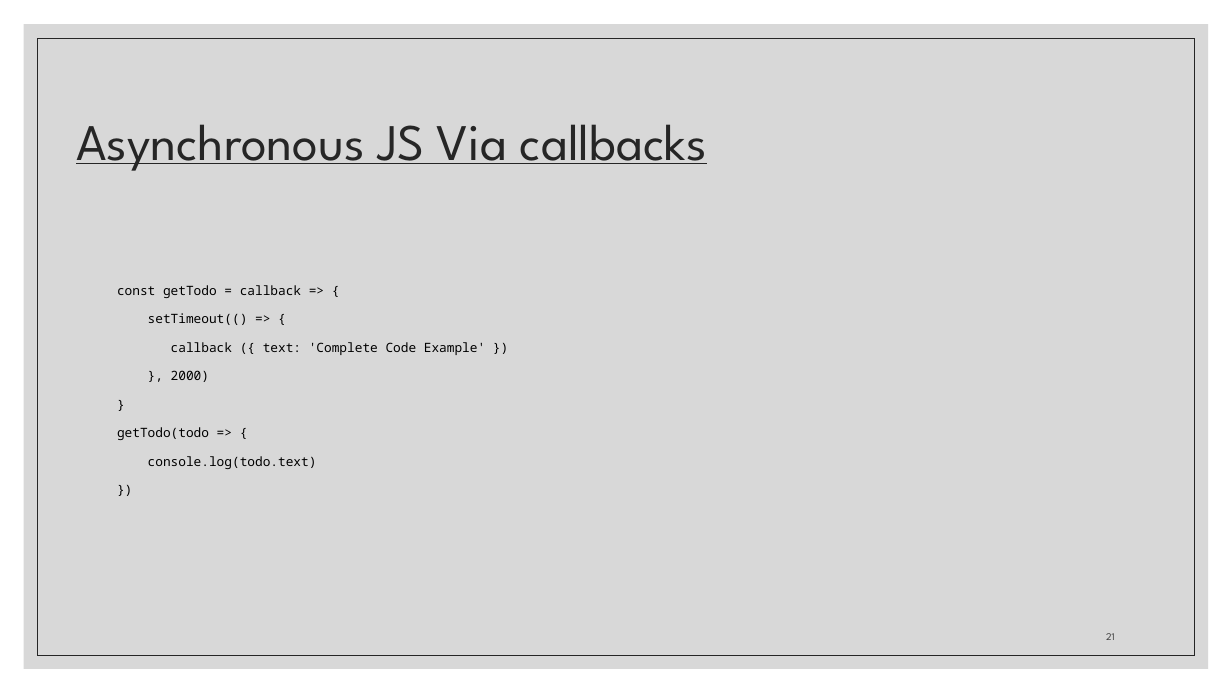
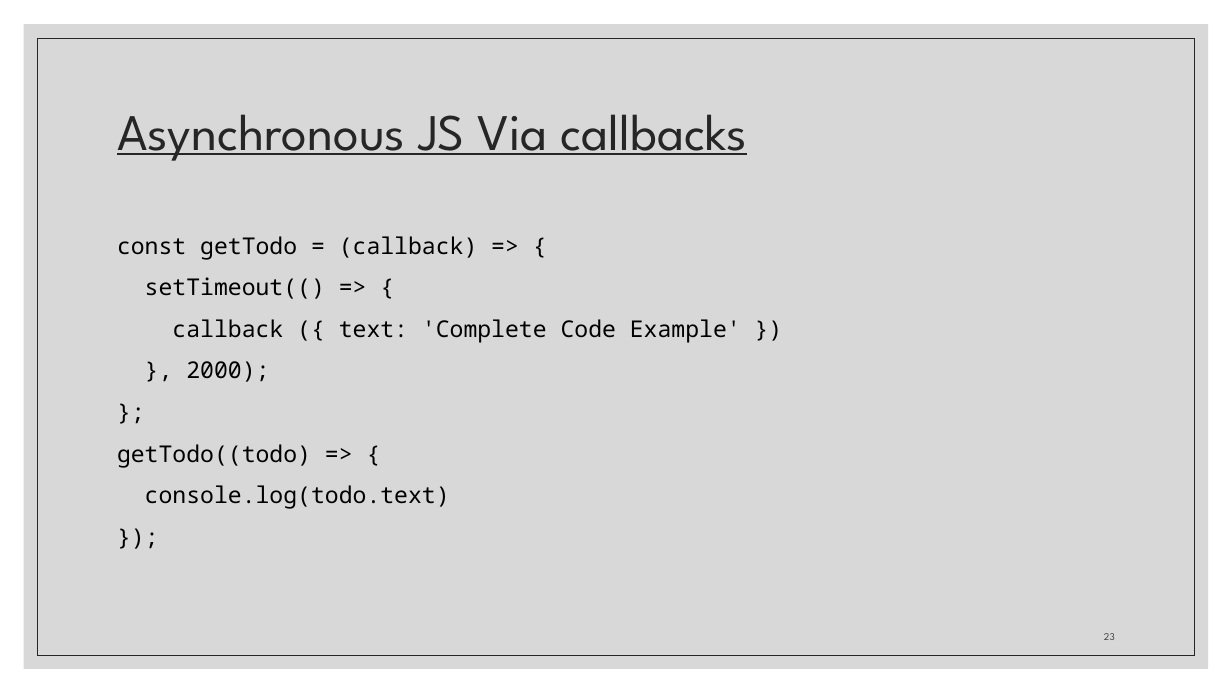
Before and after one commit to zackstotts/base-node-curriculum, a slide deck: slide 23 of unit_01/slides/Unit01-PartI.pptx (slide 21 before the commit). Drawn at 1232x693 pixels with LibreOffice and Linux fonts; fonts in the diff are those of the drawing. Boxes give left, top, right and bottom in pixels: in the first picture for what was removed or moved away, otherwise in the second. Text is boxed around its words. In the diff, an @@ line names an element or a change of style, - is before the commit and + after.

```diff
--- a/unit_01/slides/Unit01-PartI.pptx
+++ b/unit_01/slides/Unit01-PartI.pptx
@@ title "Asynchronous JS Via callbacks": place and size @@
-title "Asynchronous JS Via callbacks" at (76, 124, 707, 171)
+title "Asynchronous JS Via callbacks" at (117, 114, 748, 161)
@@ text at (117, 236, 741, 509): text changed; size 10 to 18 pt @@
-})
+});
@@ text "const getTodo = (callback) => ...": place and size @@
-text "const getTodo = (callback) => ..." at (117, 285, 485, 469)
+text "const getTodo = (callback) => ..." at (117, 236, 741, 509)
@@ text at (117, 236, 478, 259): text changed; size 10 to 18 pt @@
-const getTodo = callback => {
+const getTodo = (callback) => {
@@ text at (145, 277, 741, 509): size 10 to 18 pt in "setTimeout(() => {", "callback ({ text: 'Complete Code Example' })", "console.log(todo.text)"; line spacing 1.1 to 1.5; less space between paragraphs @@
@@ text at (117, 361, 311, 467): text changed; size 10 to 18 pt @@
-}, 2000)
-}
-getTodo(todo => {
+}, 2000);
+};
+getTodo((todo) => {
@@ page number at (1104, 633, 1115, 640): text changed @@
-21
+23
```
Also in this commit, not shown: 15 other slides changed, 6 slides added, 3 slides removed.
